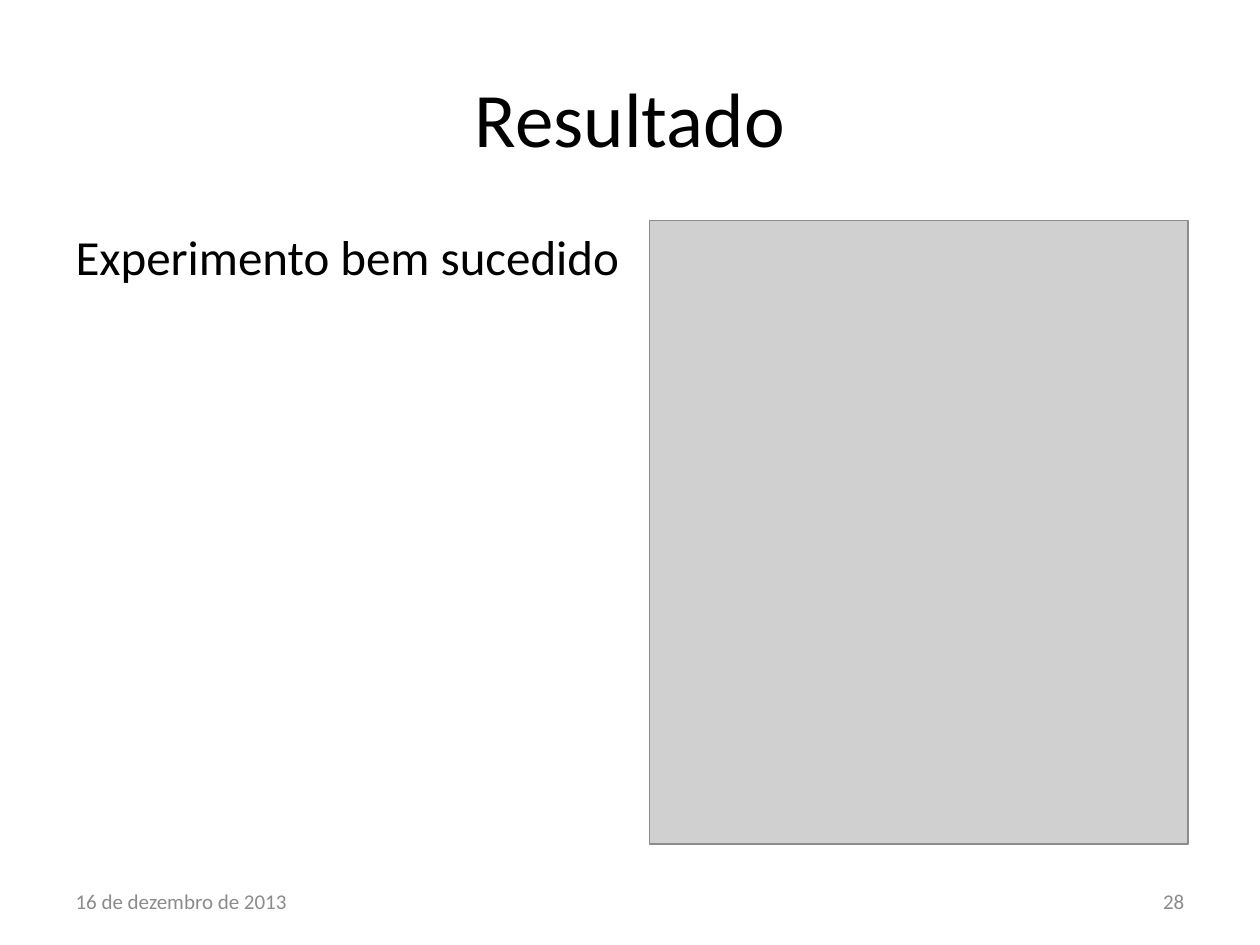
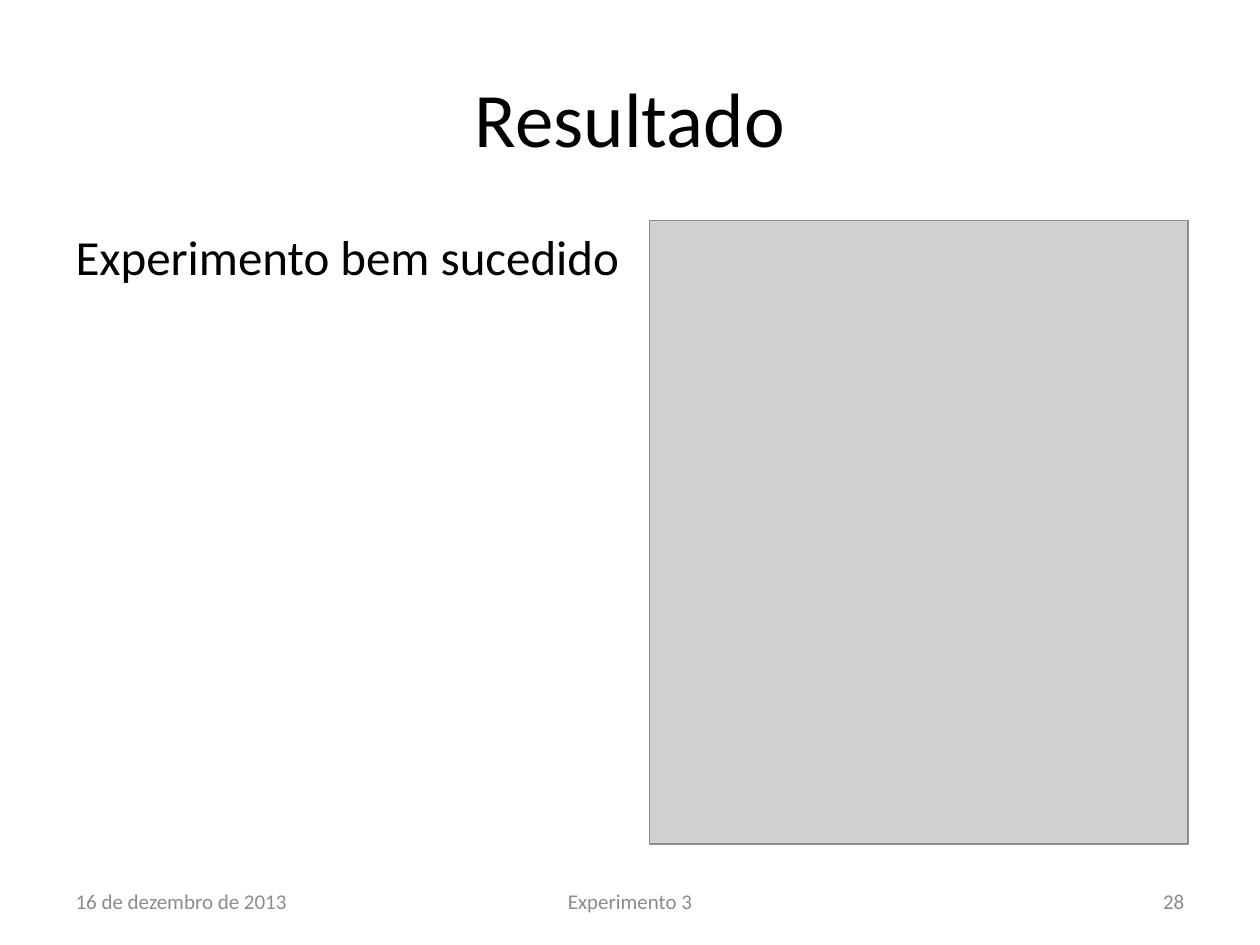
Before and after one commit to lsoliveira459/tg2, a slide deck: slide 28 of Apresentação/Estudo e Implementação de Reconfiguração Dinâmica.pptx. Drawn at 1260x945 pixels with LibreOffice and Linux fonts; fonts in the diff are those of the drawing; grey boxes stand for pictures; background and template pictures are left out. Boxes give left, top, right and bottom in pixels: in the first picture for what was removed or moved away, otherwise in the second. Text is boxed around its words. In the diff, an @@ line names an element or a change of style, - is before the commit and + after.

```diff
--- a/Apresentação/Estudo e Implementação de Reconfiguração Dinâmica.pptx
+++ b/Apresentação/Estudo e Implementação de Reconfiguração Dinâmica.pptx
@@ text added at [568, 895, 692, 913], 12 pt, text #8C8C8C @@
+Experimento 3
```
Also in this commit, not shown: 2 other slides changed, 4 other files.
